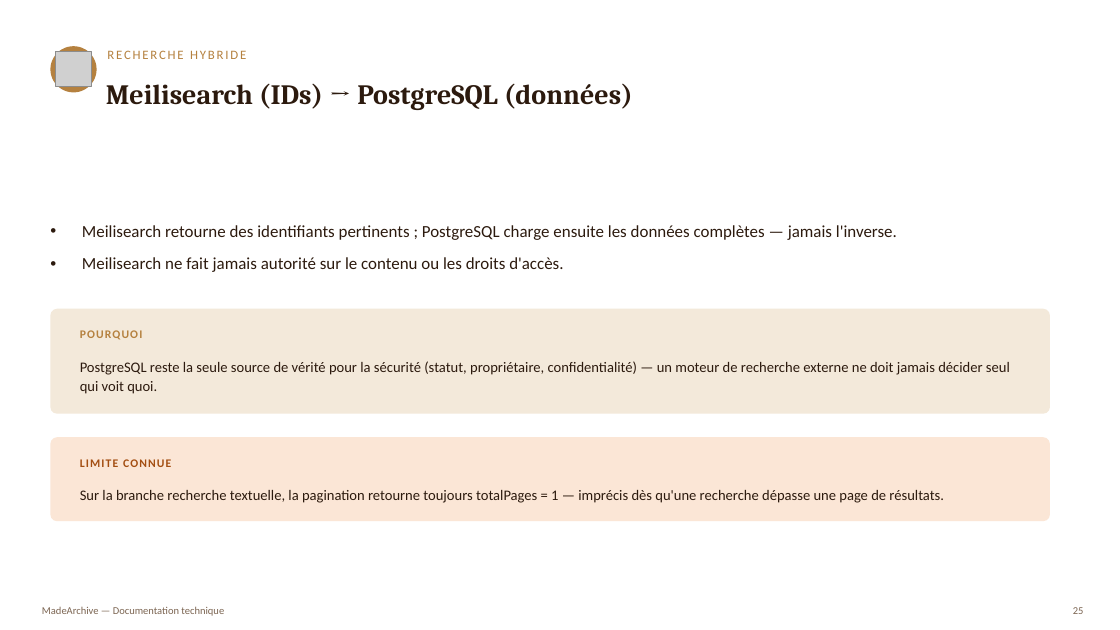
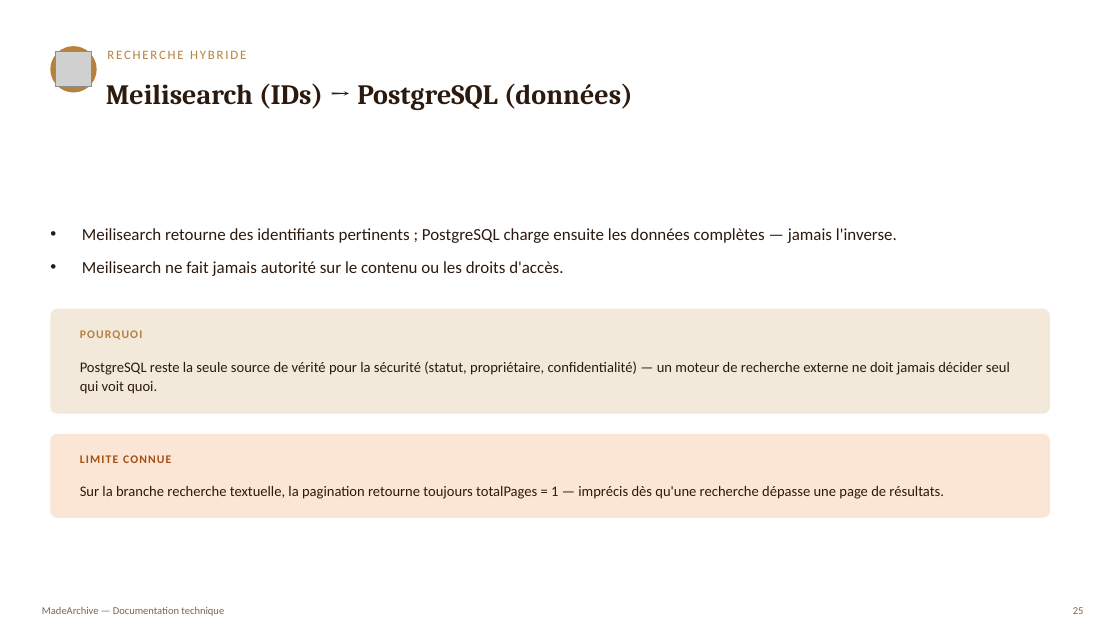
Before and after one commit to Lloyd-koutele/MadeArchive, a slide deck: slide 25 of docs/documentation-application.pptx. Drawn at 1120x630 pixels with LibreOffice and Linux fonts; fonts in the diff are those of the drawing; grey boxes stand for pictures. Boxes give left, top, right and bottom in pixels: in the first picture for what was removed or moved away, otherwise in the second. Text is boxed around its words. In the diff, an @@ line names an element or a change of style, - is before the commit and + after.

```diff
--- a/docs/documentation-application.pptx
+++ b/docs/documentation-application.pptx
@@ text "Meilisearch retourne des identifiants pertinents ..." moved from (x1=82, y1=225, x2=897, y2=272) to (x1=82, y1=228, x2=897, y2=276) @@
@@ 2 texts, 1 rounded rectangle moved together from (x1=50, y1=438, x2=1050, y2=522) to (x1=50, y1=434, x2=1050, y2=518) @@
```
Also in this commit, not shown: 13 other slides changed, 6 slides added, 1 other file.
